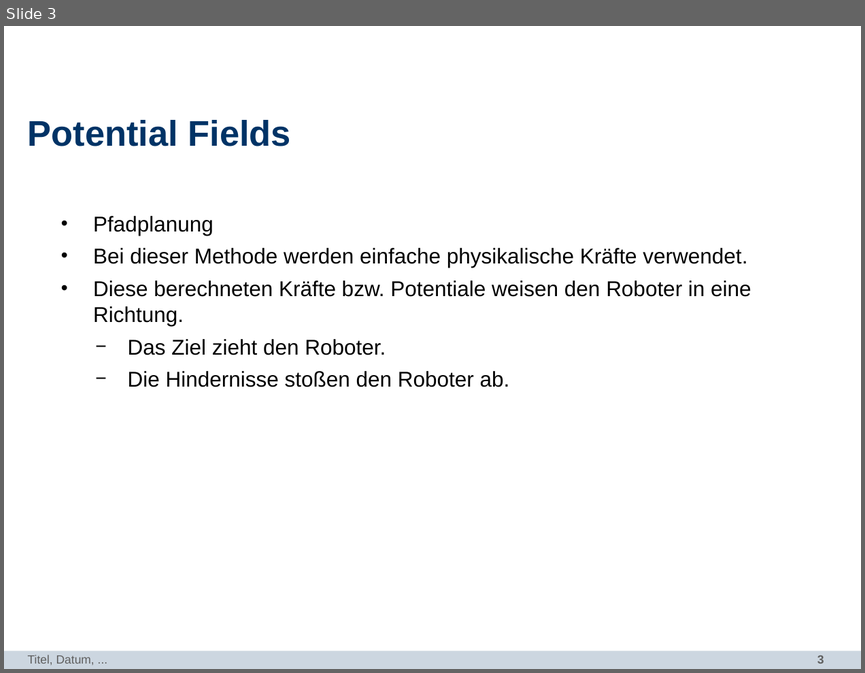
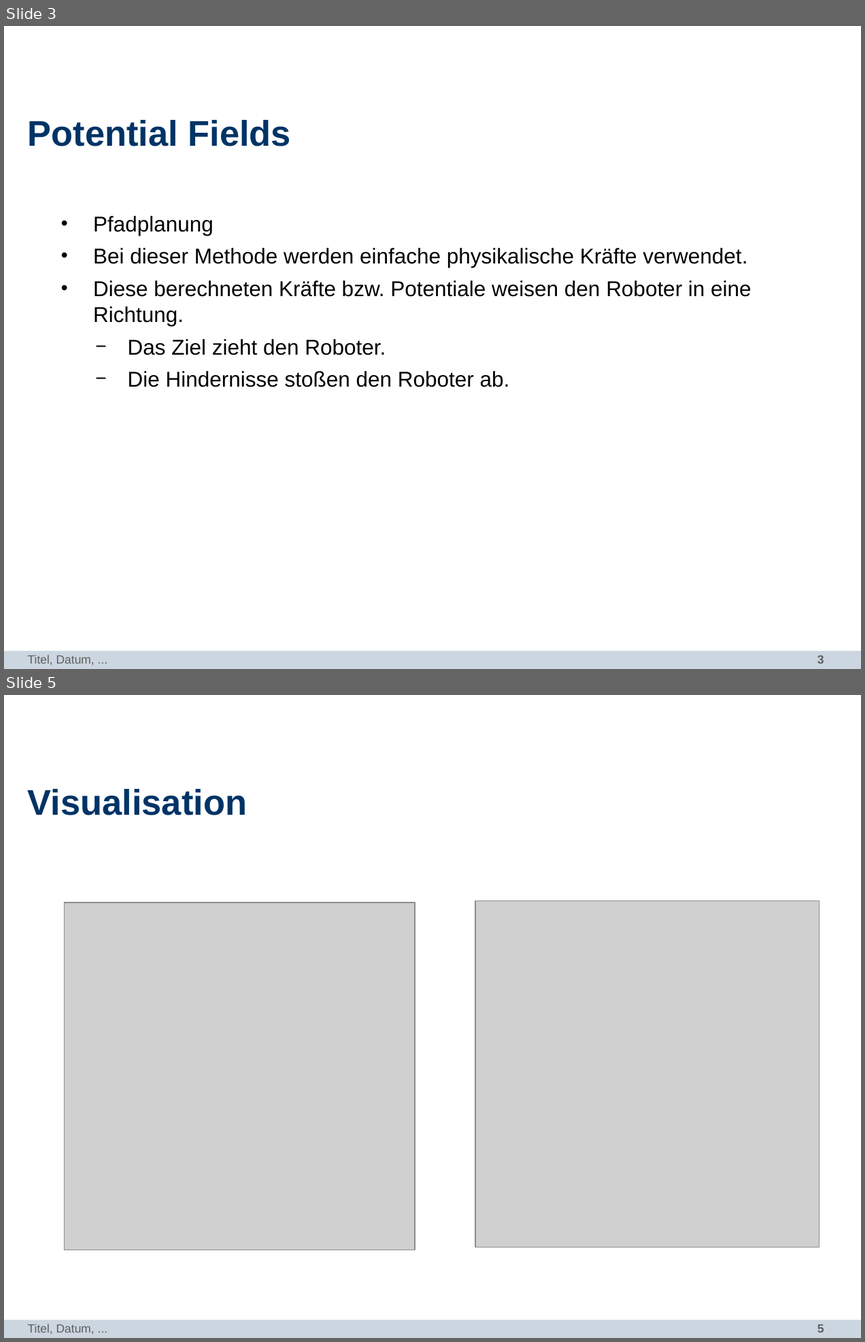
Before and after one commit to mthiop/mthiop.github.io, a slide deck: pres/PP_DataViz.odp. Shown one above the other, each under a label of ours: slide 3 before the commit, slides 3 and 5 after it; the slides between them are not shown. The pictures are 865x673 and 865x1342 pixels, drawn with LibreOffice and Linux fonts; fonts in the diff are those of the drawing; grey boxes stand for pictures; background and template pictures are left out. Boxes give left, top, right and bottom in pixels: in the first picture for what was removed or moved away, otherwise in the second. Text is boxed around its words. In the diff, an @@ line names an element or a change of style, - is before the commit and + after.

```diff
--- a/pres/PP_DataViz.odp
+++ b/pres/PP_DataViz.odp
@@ slide 5 added at [4, 695, 861, 1338], background #FFFFFF; not listed: 2 template elements that a slide beside it also shows @@
@@ title added at [28, 789, 247, 815], 30 pt, text #003366, bold @@
+Visualisation
@@ picture added at [64, 902, 415, 1249] @@
@@ picture added at [475, 900, 819, 1246] @@
@@ text added at [28, 1323, 94, 1334], 10 pt, text #5F5F5F @@
+Titel, Datum, ...
```
Also in this commit, not shown: 3 slides changed, 8 other files.
